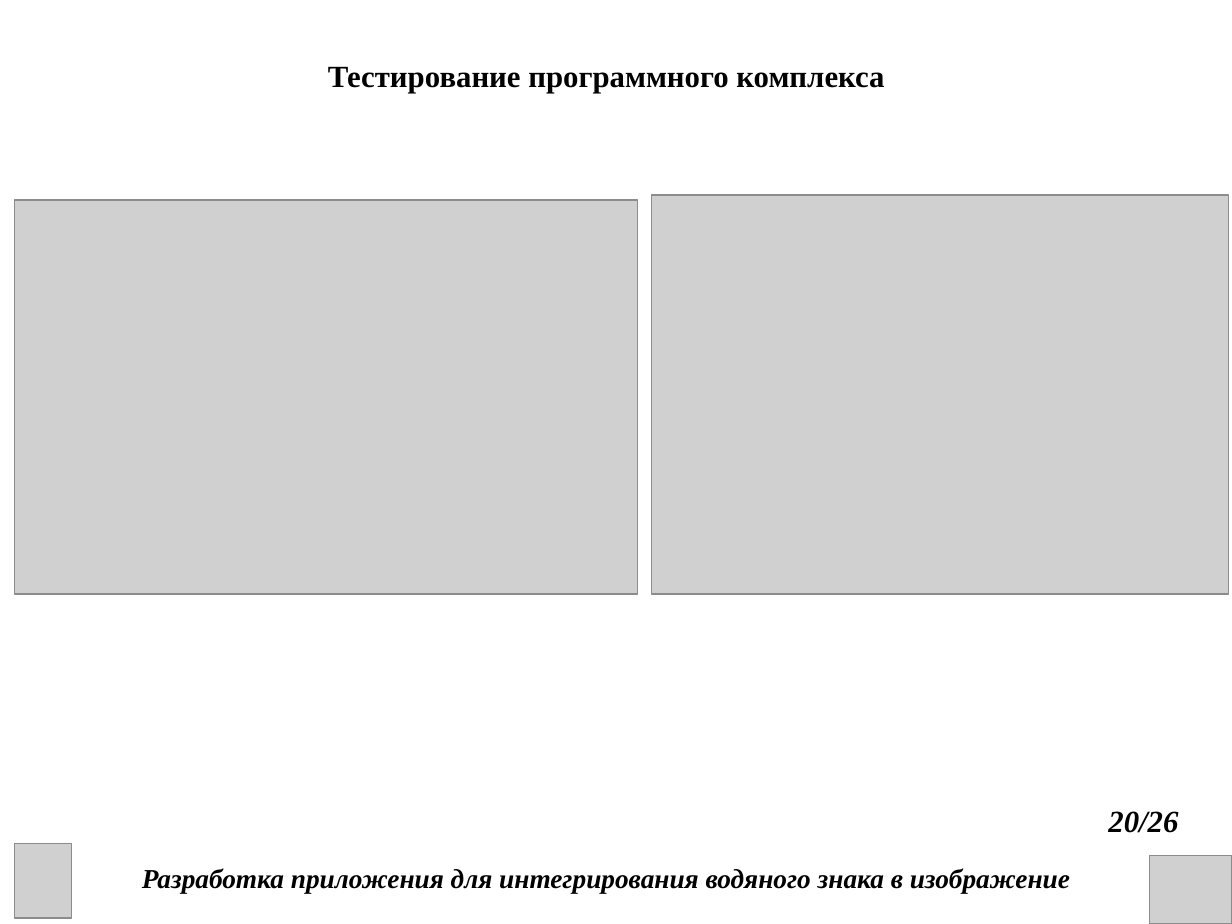
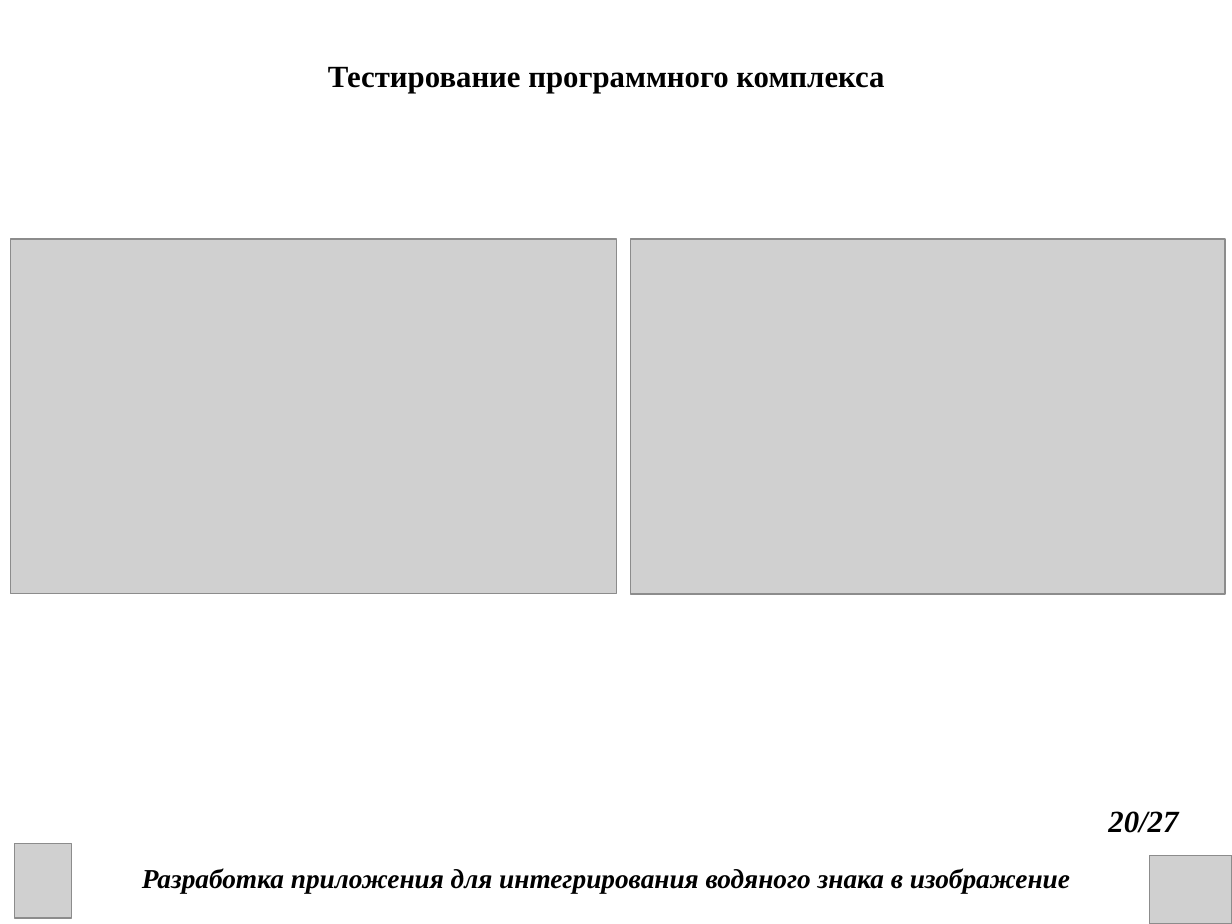
Before and after one commit to DanChoys1/DanChoys, a slide deck: slide 20 of КП презентация.ppt. Drawn at 1232x924 pixels with LibreOffice and Linux fonts; fonts in the diff are those of the drawing; grey boxes stand for pictures. Boxes give left, top, right and bottom in pixels: in the first picture for what was removed or moved away, otherwise in the second. Text is boxed around its words. In the diff, an @@ line names an element or a change of style, - is before the commit and + after.

```diff
--- a/КП презентация.ppt
+++ b/КП презентация.ppt
@@ picture: place and size @@
-picture at bbox=[15, 200, 637, 594]
+picture at bbox=[10, 239, 616, 594]
@@ picture: place and size @@
-picture at bbox=[652, 195, 1230, 594]
+picture at bbox=[631, 239, 1226, 594]
@@ text at bbox=[1108, 811, 1178, 833]: text changed @@
-20/26
+20/27
```
Also in this commit, not shown: 24 other slides changed, 1 slide added, 6 other files.
